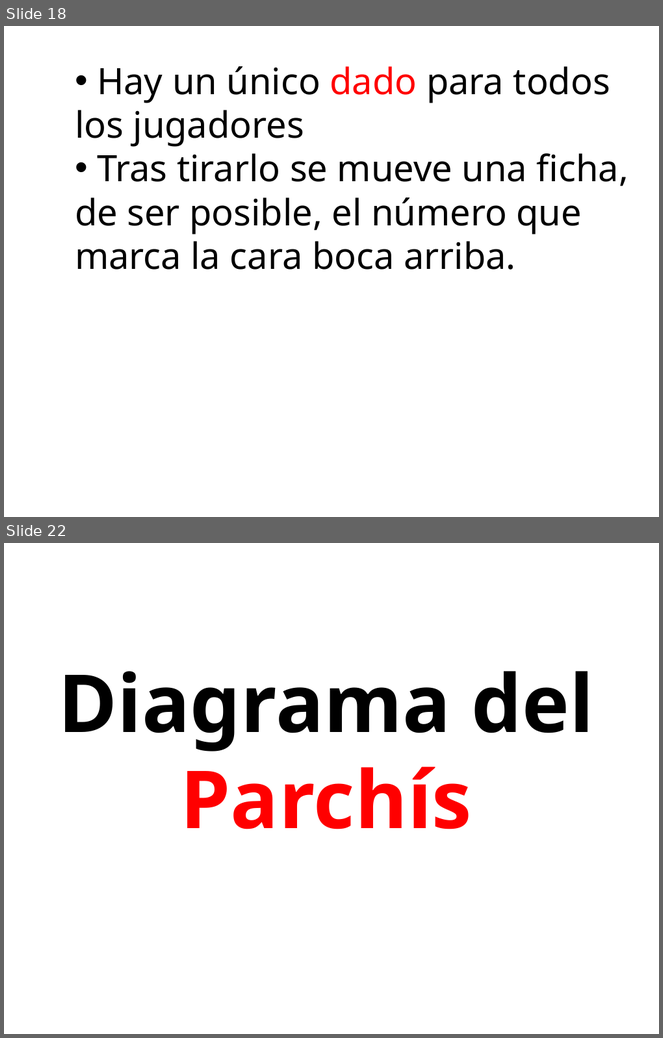
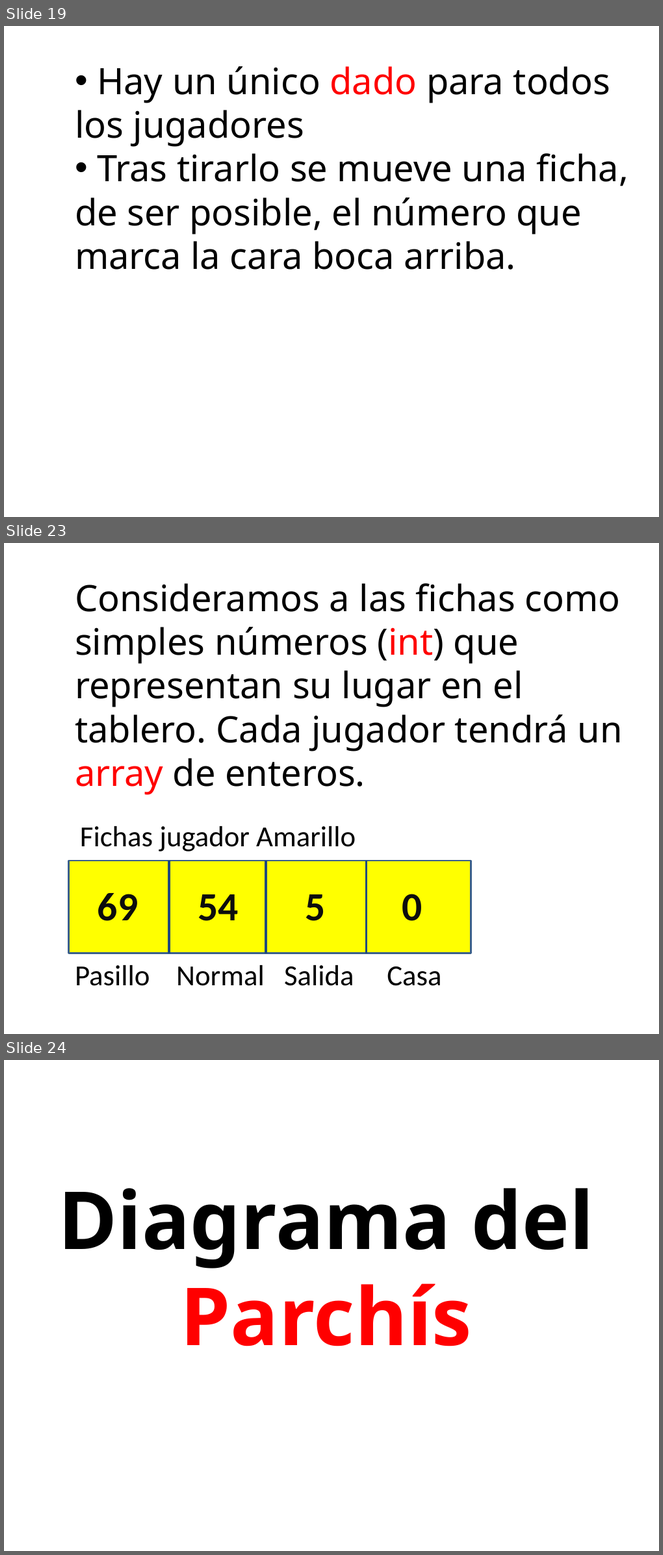
Before and after one commit to kikeacedo/Parchis, a slide deck: Parchis.pptx. Shown one above the other, each under a label of ours: slides 18 and 22 before the commit, slides 19, 23 and 24 after it; the slides between them are not shown. The pictures are 663x1038 and 663x1555 pixels, drawn with LibreOffice and Linux fonts; fonts in the diff are those of the drawing. Boxes give left, top, right and bottom in pixels: in the first picture for what was removed or moved away, otherwise in the second. Text is boxed around its words. In the diff, an @@ line names an element or a change of style, - is before the commit and + after.

Commit message:
1.0
Terminado para 1 Jugador

```diff
--- a/Parchis.pptx
+++ b/Parchis.pptx
@@ slide 23 added at (4, 543, 659, 1034), background #FFFFFF @@
@@ text added at (75, 583, 623, 795), 40 pt, text #000000 @@
+Consideramos a las fichas como simples números (int) que representan su lugar en el tablero. Cada jugador tendrá un array de enteros.
@@ text added at (80, 826, 356, 852), 32 pt, text #000000 @@
+Fichas jugador Amarillo
@@ group added at (68, 861, 471, 954): 4 texts, 3 lines, 1 rectangle @@
+69
+54
+5
+0
@@ text added at (75, 965, 441, 986), 32 pt, text #000000 @@
+Pasillo Normal Salida Casa
@@ what was slide 18 is now slide 19 @@
@@ what was slide 22 is now slide 24 @@
```
Also in this commit, not shown: 13 slides changed, 6 other slides added, 5 slides removed, 36 other files.
